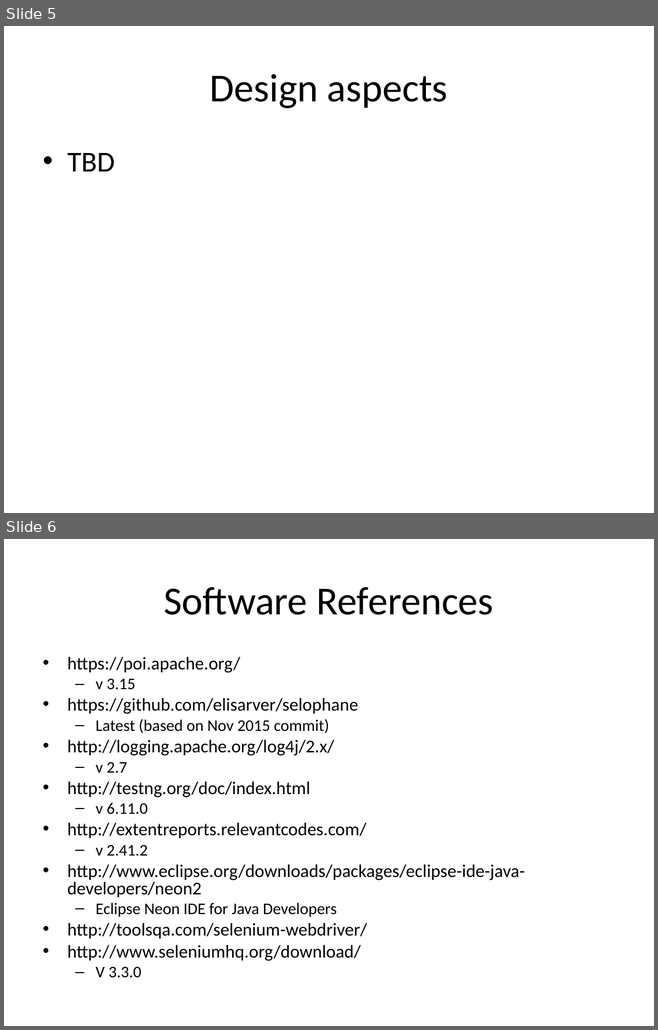
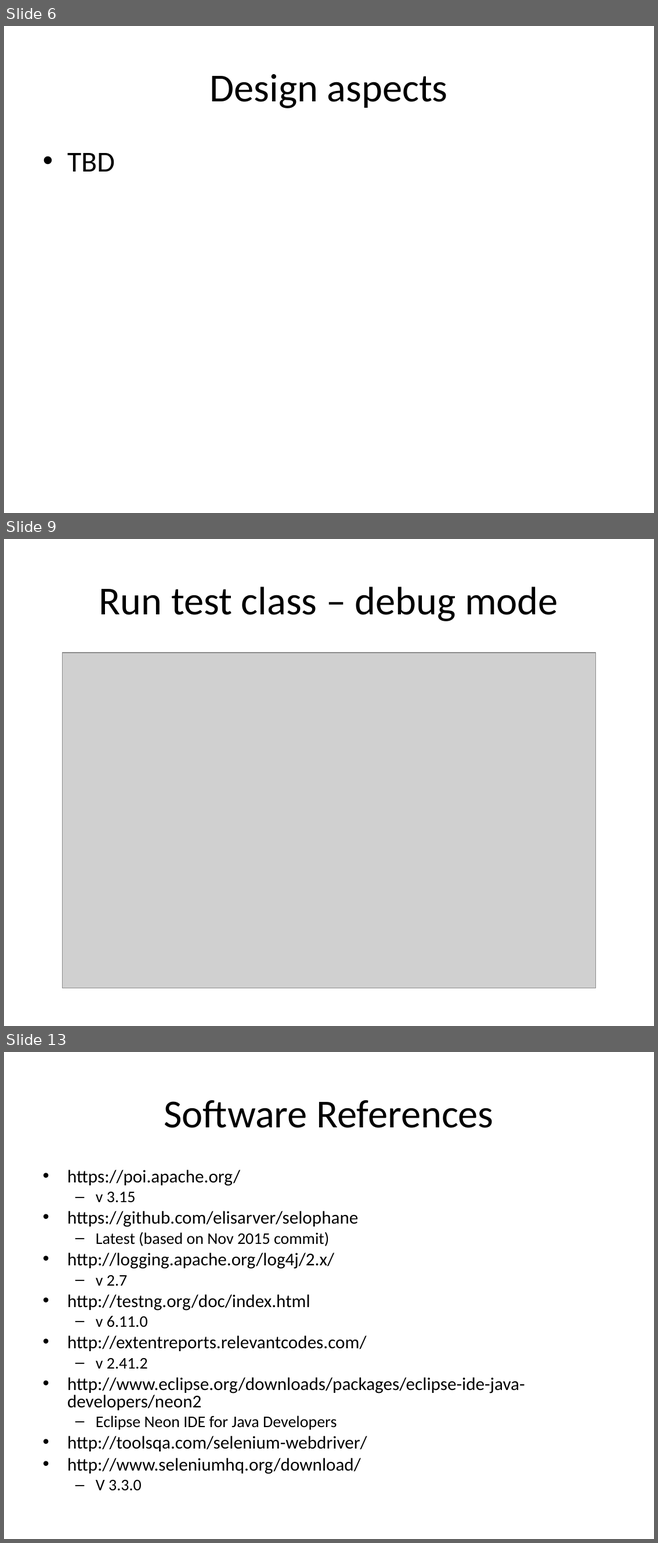
Before and after one commit to asudipto/selophane_InYetAnotherDemoProject, a slide deck: Selenium_NSE/Selenium 3 Framework.ppt. Shown one above the other, each under a label of ours: slides 5 and 6 before the commit, slides 6, 9 and 13 after it; the slides between them are not shown. The pictures are 658x1030 and 658x1543 pixels, drawn with LibreOffice and Linux fonts; fonts in the diff are those of the drawing; grey boxes stand for pictures. Boxes give left, top, right and bottom in pixels: in the first picture for what was removed or moved away, otherwise in the second. Text is boxed around its words. In the diff, an @@ line names an element or a change of style, - is before the commit and + after.

```diff
--- a/Selenium_NSE/Selenium 3 Framework.ppt
+++ b/Selenium_NSE/Selenium 3 Framework.ppt
@@ slide 9 added at bbox=[4, 539, 654, 1026], background #FFFFFF @@
@@ title added at bbox=[99, 587, 558, 621], 44 pt, text #000000 @@
+Run test class – debug mode
@@ picture added at bbox=[63, 653, 596, 988] @@
@@ what was slide 5 is now slide 6 @@
@@ what was slide 6 is now slide 13 @@
```
Also in this commit, not shown: 1 slide changed, 6 other slides added.
